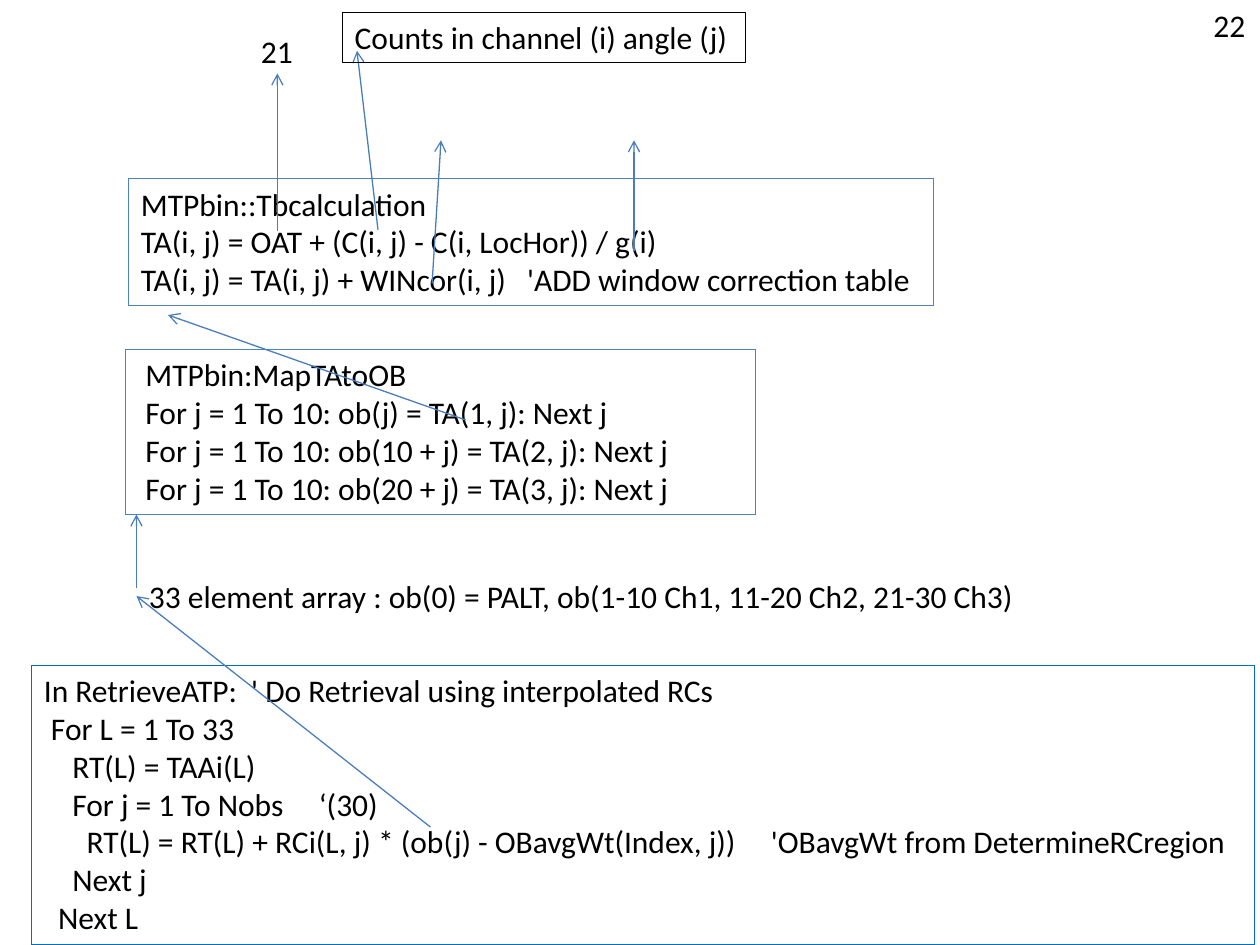
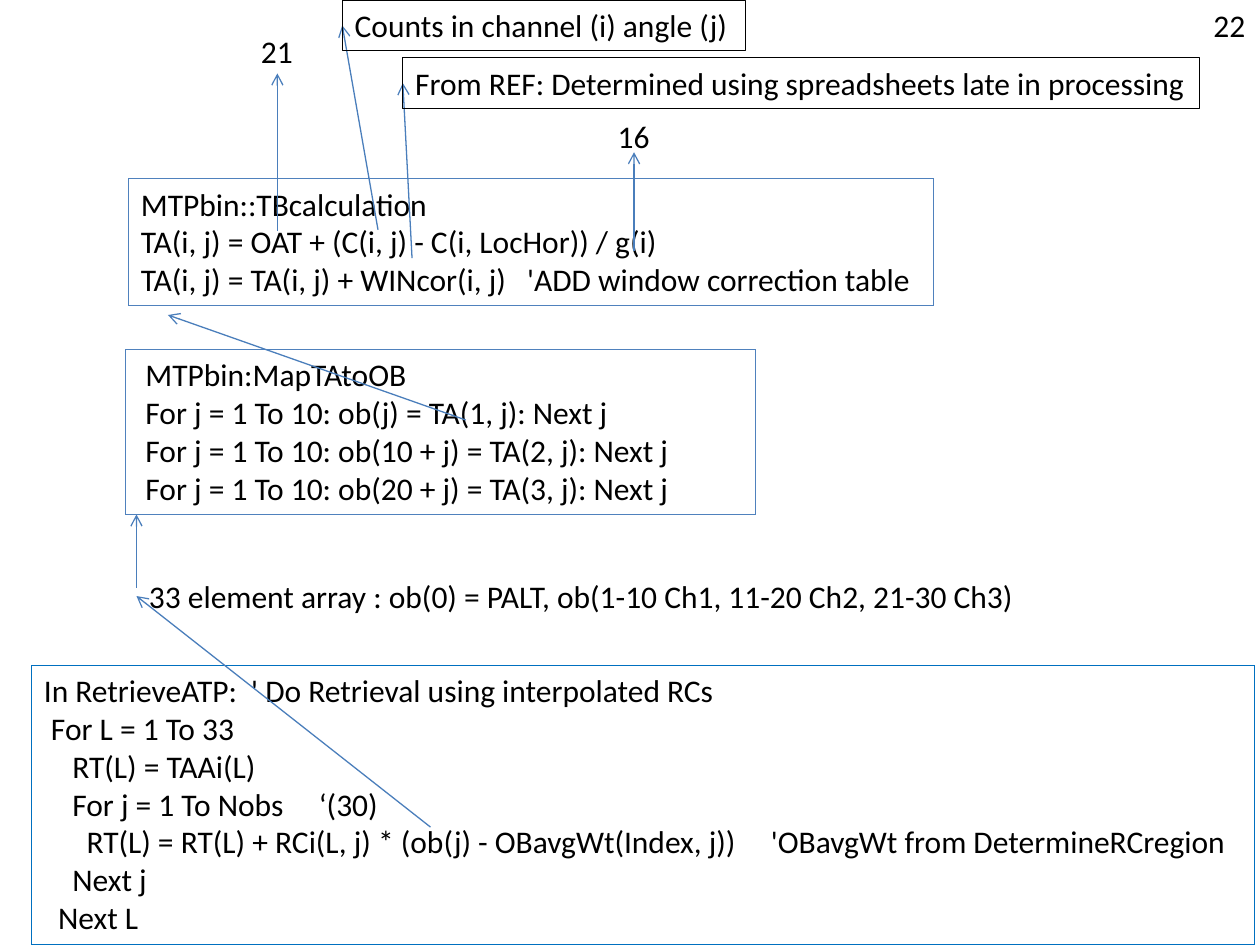
Before and after one commit to NCAR/nimbus, a slide deck: slide 21 of instruments/mtp/doc/MTP-DFD.pptx (slide 15 before the commit). Drawn at 1260x945 pixels with LibreOffice and Linux fonts; fonts in the diff are those of the drawing. Boxes give left, top, right and bottom in pixels: in the first picture for what was removed or moved away, otherwise in the second. Text is boxed around its words. In the diff, an @@ line names an element or a change of style, - is before the commit and + after.

```diff
--- a/instruments/mtp/doc/MTP-DFD.pptx
+++ b/instruments/mtp/doc/MTP-DFD.pptx
@@ rectangle "Counts in channel (i) angle ...": place and size @@
-rectangle "Counts in channel (i) angle ..." at <box>343,13,746,63</box>
+rectangle "Counts in channel (i) angle ..." at <box>343,0,746,50</box>
@@ arrow moved from (378, 229) - (357, 50) to (378, 229) - (343, 25) @@
@@ rectangle added at <box>403,58,1200,108</box>, outline #000000 0.5 pt, 18 pt, text #000000 @@
+From REF: Determined using spreadsheets late in processing
@@ arrow moved from (432, 284) - (441, 140) to (412, 258) - (403, 83) @@
@@ text added at <box>618,126,650,155</box>, 18 pt, text #000000 @@
+16
@@ arrow moved from (634, 251) - (634, 140) to (634, 251) - (634, 152) @@
@@ text in rectangle at <box>141,189,427,223</box>: text changed @@
-MTPbin::Tbcalculation
+MTPbin::TBcalculation
```
Also in this commit, not shown: 6 other slides changed, 6 slides added.
